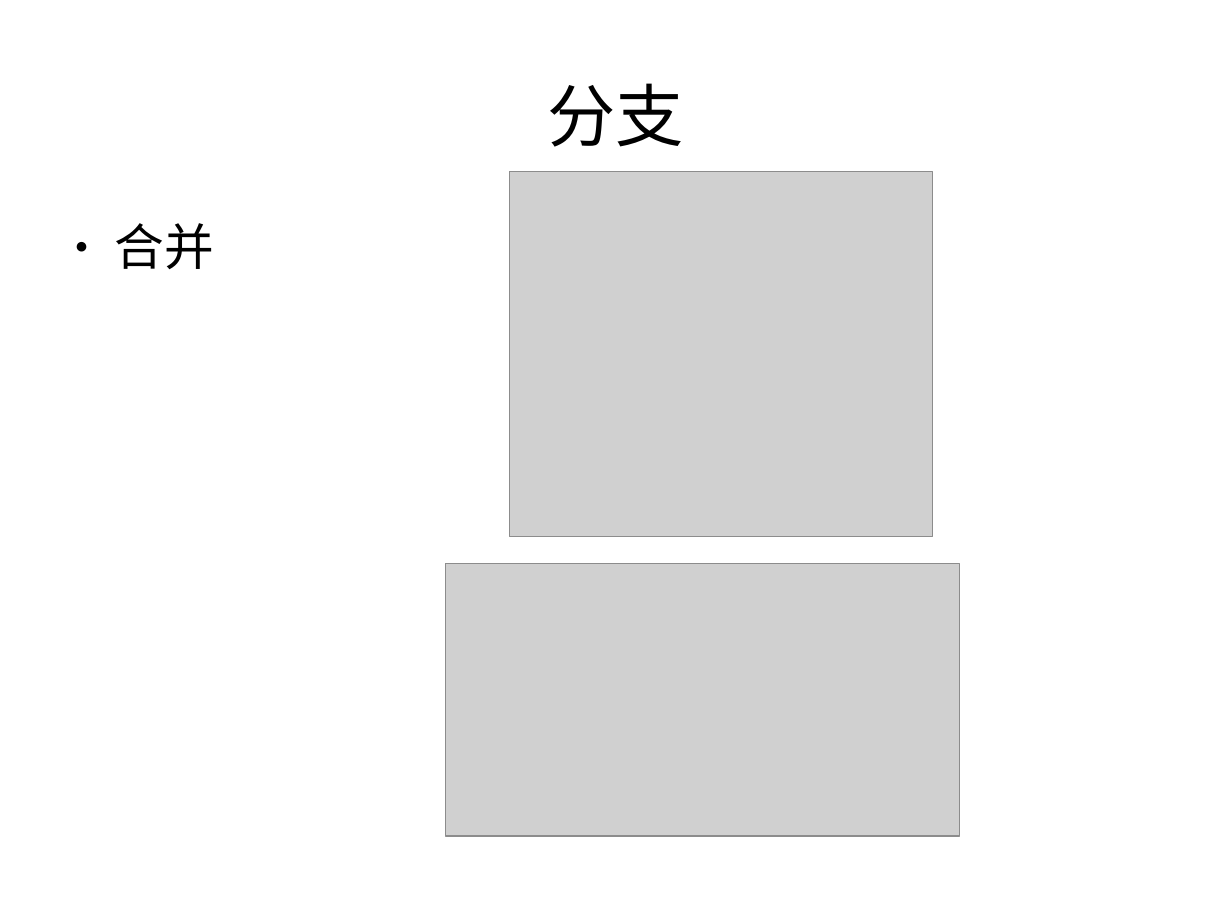
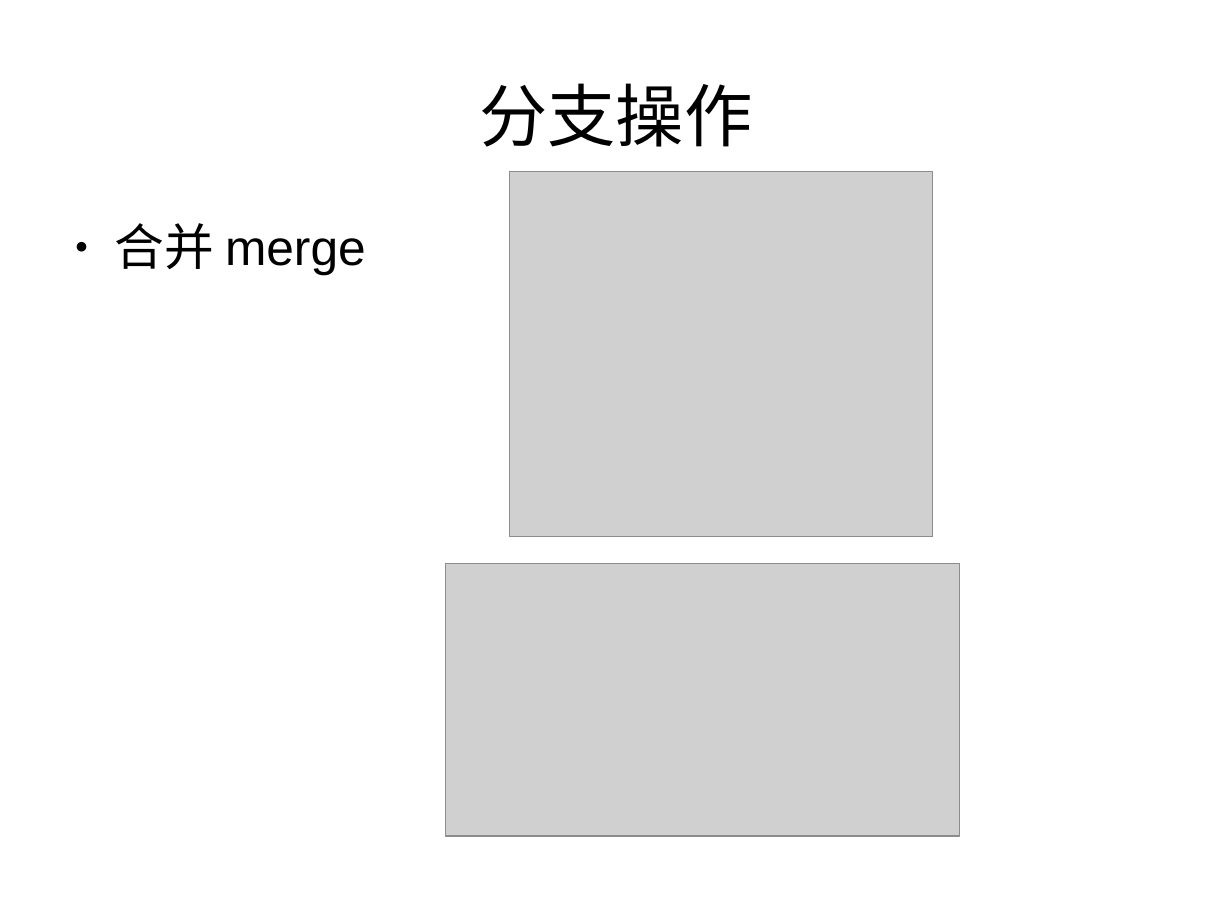
Before and after one commit to qintong91/RockerFmAndroid, a slide deck: slide 8 of git.odp. Drawn at 1232x924 pixels with LibreOffice and Linux fonts; fonts in the diff are those of the drawing; grey boxes stand for pictures. Boxes give left, top, right and bottom in pixels: in the first picture for what was removed or moved away, otherwise in the second. Text is boxed around its words. In the diff, an @@ line names an element or a change of style, - is before the commit and + after.

```diff
--- a/git.odp
+++ b/git.odp
@@ title at box(479, 83, 752, 147): text changed @@
-分支
+分支操作
@@ text at box(114, 223, 366, 275): text changed @@
-● 合并
+● 合并 merge
```
Also in this commit, not shown: 6 other slides changed, 9 slides added, 3 slides removed, 5 other files.
